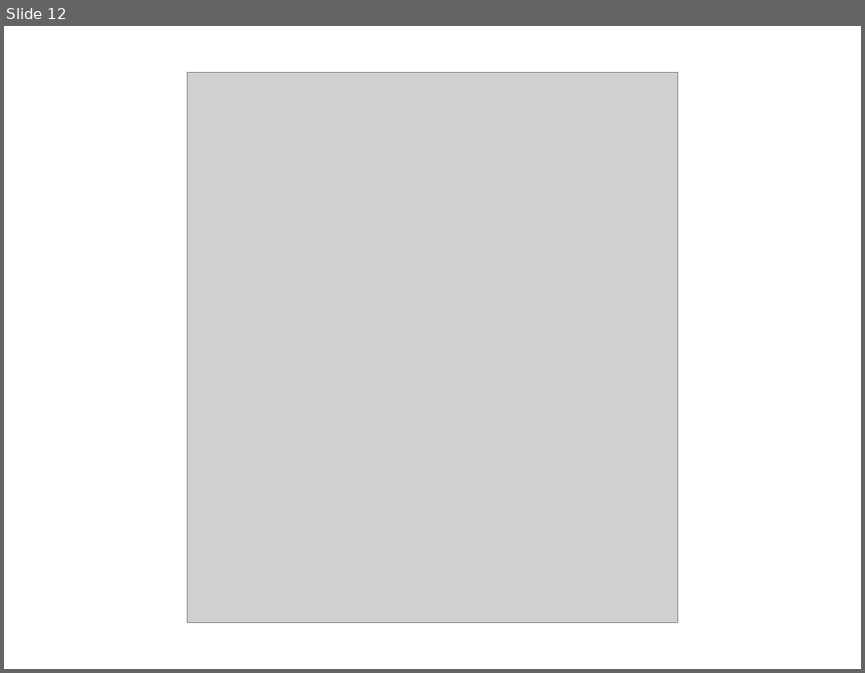
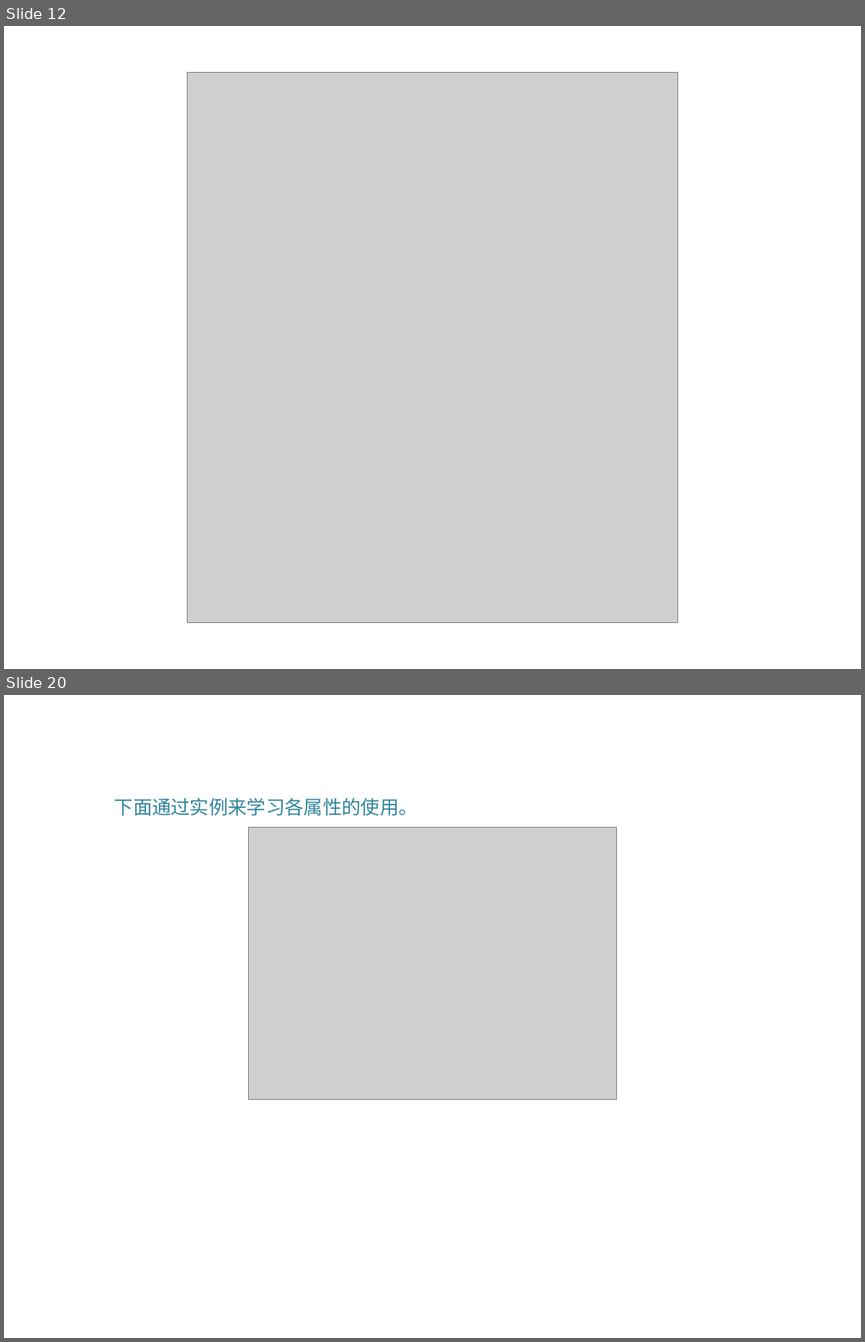
Before and after one commit to DataScienceCoding/Python-Data-Analysis, a slide deck: Python-Data-Analysis.pptx. Shown one above the other, each under a label of ours: slide 12 before the commit, slides 12 and 20 after it; the slides between them are not shown. The pictures are 865x673 and 865x1342 pixels, drawn with LibreOffice and Linux fonts; fonts in the diff are those of the drawing; grey boxes stand for pictures; background and template pictures are left out. Boxes give left, top, right and bottom in pixels: in the first picture for what was removed or moved away, otherwise in the second. Text is boxed around its words. In the diff, an @@ line names an element or a change of style, - is before the commit and + after.

```diff
--- a/Python-Data-Analysis.pptx
+++ b/Python-Data-Analysis.pptx
@@ slide 20 added at (4,695,861,1338), background picture (left out) @@
@@ text added at (114,798,418,816), 16 pt, text #31859C @@
+下面通过实例来学习各属性的使用。
@@ picture added at (248,828,616,1100) @@
```
Also in this commit, not shown: 27 other slides added, 5 other files.
